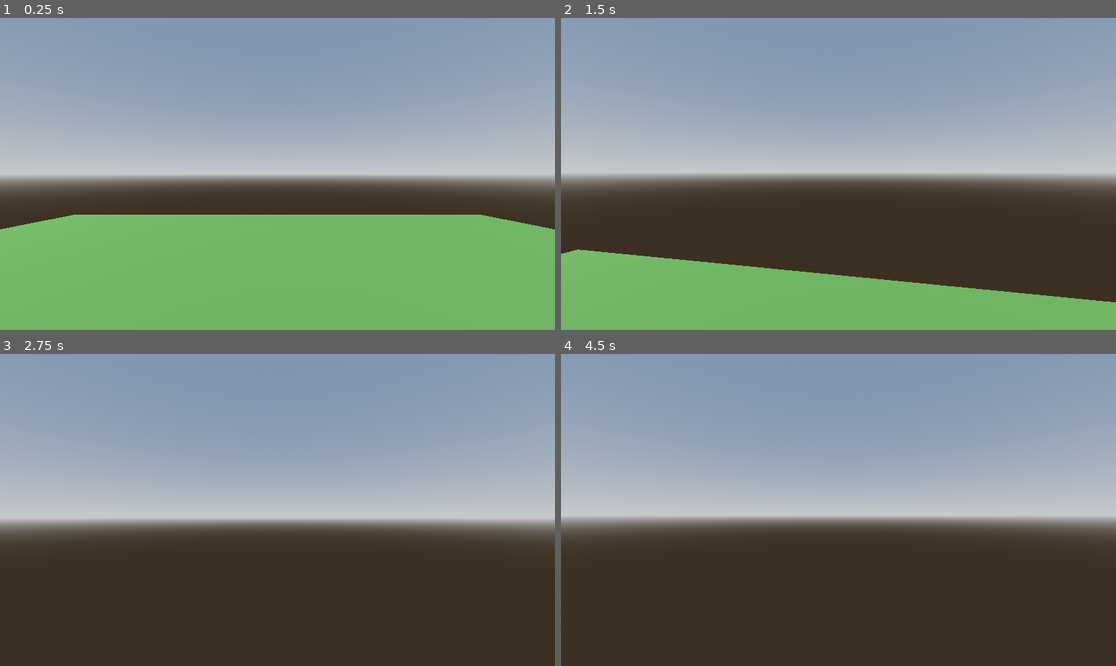
Above: before the commit, frames 1-4 (two rows, left to right).
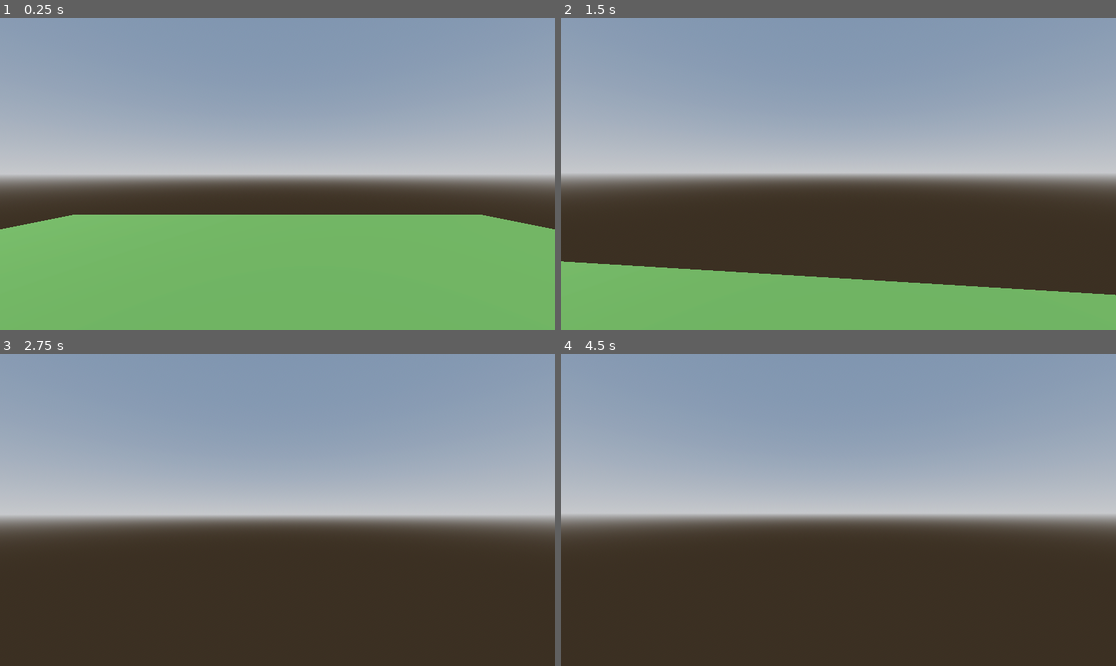
Above: after the commit, the same moments.

Repository: ZethT/Spring24Horror
Game: Godot game, scene res://Game.tscn
Two runs of this game, one before a commit and one after it. Both use one fixed random seed, a clock stepped at 60 frames per second and the inputs below. Before the commit the project starts from res://testing_stage.tscn.
Inputs (mouse positions are in pixels of both pictures, inside the frame that each line leads up to):
- Up to frame 1 (0.25 s): no input
- Up to frame 2 (1.5 s): tap Enter at 0.5 s; move the mouse to (866, 174) at 0.52 s; hold E (interact) 0.53-1.28 s; hold W (forward) from 0.53 s (still down); tap Space (jump) at 0.77 s; move the mouse to (810, 174) at 1.27 s; tap E (interact) at 1.35 s
- Up to frame 3 (2.75 s): keep holding W (forward); tap Space (jump) at 1.52 s; move the mouse to (288, 503) at 2.02 s; hold E (interact) from 2.03 s (still down)
- Up to frame 4 (4.5 s): keep holding W (forward); tap Space (jump) at 2.75, 3.02, 3.77, 4.25 s; move the mouse to (832, 516) at 2.77 s; release E (interact) at 2.78 s; tap E (interact) at 2.85, 4.35 s; tap Enter at 3.5 s; move the mouse to (877, 513) at 3.52 s; hold E (interact) 3.53-4.28 s; move the mouse to (794, 506) at 4.27 s

The runs differ from the first frame. In frame 1, less than 0.1% of the frame differs, in the area x 9-91%, y 63-65%; in frame 2, 1.8%; in frame 3, 3.0%, in the area x 0-100%, y 51-56%; in frame 4, 1.1%.

Commit message:
Scene Change V.0

Diff:
--- /dev/null
+++ b/Echoes of Fear/Environments/Home.gd
@@ -0,0 +1,16 @@
+extends Node3D
+
+
+# Called when the node enters the scene tree for the first time.
+func _ready():
+	pass # Replace with function body.
+
+
+# Called every frame. 'delta' is the elapsed time since the previous frame.
+func _process(delta):
+	pass
+
+
+func _on_area_3d_body_entered(body):
+	if body.get_name() == "Elena" and Stats.time == 1:
+		Stats.time = 2
--- /dev/null
+++ b/Echoes of Fear/Environments/Home.tscn
@@ -0,0 +1,53 @@
+[gd_scene load_steps=7 format=3 uid="uid://b5y7ve8rcuiin"]
+
+[ext_resource type="Script" path="res://Environments/Home.gd" id="1_is6ft"]
+
+[sub_resource type="BoxShape3D" id="BoxShape3D_7s3ny"]
+size = Vector3(20, 0.5, 20)
+
+[sub_resource type="StandardMaterial3D" id="StandardMaterial3D_akmdq"]
+albedo_color = Color(0.25098, 0.376471, 0.2, 1)
+metallic_specular = 0.0
+
+[sub_resource type="BoxMesh" id="BoxMesh_mhl1a"]
+material = SubResource("StandardMaterial3D_akmdq")
+size = Vector3(20, 0.5, 20)
+
+[sub_resource type="CylinderMesh" id="CylinderMesh_prj0a"]
+top_radius = 0.1
+bottom_radius = 0.1
+height = 3.0
+
+[sub_resource type="CylinderShape3D" id="CylinderShape3D_6jsmt"]
+radius = 1.0
+
+[node name="Home" type="Node3D"]
+script = ExtResource("1_is6ft")
+
+[node name="Terrain" type="Node3D" parent="."]
+
+[node name="StaticBody3D" type="StaticBody3D" parent="Terrain"]
+transform = Transform3D(1, 0, 0, 0, 1, 0, 0, 0, 1, 0, -0.25, 0)
+collision_mask = 15
+
+[node name="CollisionShape3D" type="CollisionShape3D" parent="Terrain/StaticBody3D"]
+shape = SubResource("BoxShape3D_7s3ny")
+
+[node name="MeshInstance3D" type="MeshInstance3D" parent="Terrain/StaticBody3D"]
+mesh = SubResource("BoxMesh_mhl1a")
+
+[node name="StaticBody3D2" type="StaticBody3D" parent="Terrain"]
+transform = Transform3D(1, 0, 0, 0, 1, 0, 0, 0, 1, -5.74756, -0.0294372, 6.39174)
+
+[node name="MeshInstance3D" type="MeshInstance3D" parent="Terrain/StaticBody3D2"]
+transform = Transform3D(1, 0, 0, 0, 1, 0, 0, 0, 1, 0, 1.5, 0)
+mesh = SubResource("CylinderMesh_prj0a")
+
+[node name="Area3D" type="Area3D" parent="Terrain/StaticBody3D2"]
+collision_mask = 2
+
+[node name="CollisionShape3D" type="CollisionShape3D" parent="Terrain/StaticBody3D2/Area3D"]
+transform = Transform3D(1, 0, 0, 0, 1, 0, 0, 0, 1, 0, 1, 0)
+shape = SubResource("CylinderShape3D_6jsmt")
+
+[connection signal="body_entered" from="Terrain/StaticBody3D2/Area3D" to="." method="_on_area_3d_body_entered"]
--- /dev/null
+++ b/Echoes of Fear/Environments/School.tscn
@@ -0,0 +1,3 @@
+[gd_scene format=3 uid="uid://ccu351y3rnhy"]
+
+[node name="School" type="Node3D"]
--- /dev/null
+++ b/Echoes of Fear/Game.gd
@@ -0,0 +1,13 @@
+extends Node3D
+
+@export var home : PackedScene
+@export var school : PackedScene
+
+# Called when the node enters the scene tree for the first time.
+func _ready():
+	pass # Replace with function body.
+
+
+# Called every frame. 'delta' is the elapsed time since the previous frame.
+func _process(delta):
+	pass
--- /dev/null
+++ b/Echoes of Fear/Game.tscn
@@ -0,0 +1,36 @@
+[gd_scene load_steps=8 format=3 uid="uid://7j88yobejgrd"]
+
+[ext_resource type="PackedScene" uid="uid://t6spb3v41lh" path="res://Elena.tscn" id="1_ctpqe"]
+[ext_resource type="Script" path="res://Game.gd" id="1_mug4m"]
+[ext_resource type="PackedScene" uid="uid://b5y7ve8rcuiin" path="res://Environments/Home.tscn" id="2_gi724"]
+[ext_resource type="PackedScene" uid="uid://ccu351y3rnhy" path="res://Environments/School.tscn" id="3_8i1aq"]
+
+[sub_resource type="ProceduralSkyMaterial" id="ProceduralSkyMaterial_myxdm"]
+sky_horizon_color = Color(0.64625, 0.65575, 0.67075, 1)
+ground_horizon_color = Color(0.64625, 0.65575, 0.67075, 1)
+
+[sub_resource type="Sky" id="Sky_c40su"]
+sky_material = SubResource("ProceduralSkyMaterial_myxdm")
+
+[sub_resource type="Environment" id="Environment_7vayp"]
+background_mode = 2
+sky = SubResource("Sky_c40su")
+tonemap_mode = 2
+glow_enabled = true
+
+[node name="Game" type="Node3D"]
+script = ExtResource("1_mug4m")
+home = ExtResource("2_gi724")
+school = ExtResource("3_8i1aq")
+
+[node name="WorldEnvironment" type="WorldEnvironment" parent="."]
+environment = SubResource("Environment_7vayp")
+
+[node name="DirectionalLight3D" type="DirectionalLight3D" parent="."]
+transform = Transform3D(-0.866023, -0.433016, 0.250001, 0, 0.499998, 0.866027, -0.500003, 0.749999, -0.43301, 0, 0, 0)
+shadow_enabled = true
+
+[node name="Elena" parent="." instance=ExtResource("1_ctpqe")]
+transform = Transform3D(1, 0, 0, 0, 1, 0, 0, 0, 1, 0, 1.12068, 0)
+
+[node name="Home" parent="." instance=ExtResource("2_gi724")]
--- a/Echoes of Fear/project.godot
+++ b/Echoes of Fear/project.godot
@@ -11,14 +11,13 @@
 [application]
 
 config/name="Echoes of Fear"
-run/main_scene="res://testing_stage.tscn"
+run/main_scene="res://Game.tscn"
 config/features=PackedStringArray("4.2", "Forward Plus")
 config/icon="res://icon.svg"
 
-[display]
+[autoload]
 
-window/size/viewport_width=1920
-window/size/viewport_height=1080
+Stats="*res://stats.gd"
 
 [input]
 
--- /dev/null
+++ b/Echoes of Fear/stats.gd
@@ -0,0 +1,9 @@
+extends Node
+
+var day : int
+var time : int
+
+# Called when the node enters the scene tree for the first time.
+func _ready():
+	day = 1
+	time = 1
Not shown: 1 places in Echoes of Fear/testing_stage.tscn that only renumber resources
